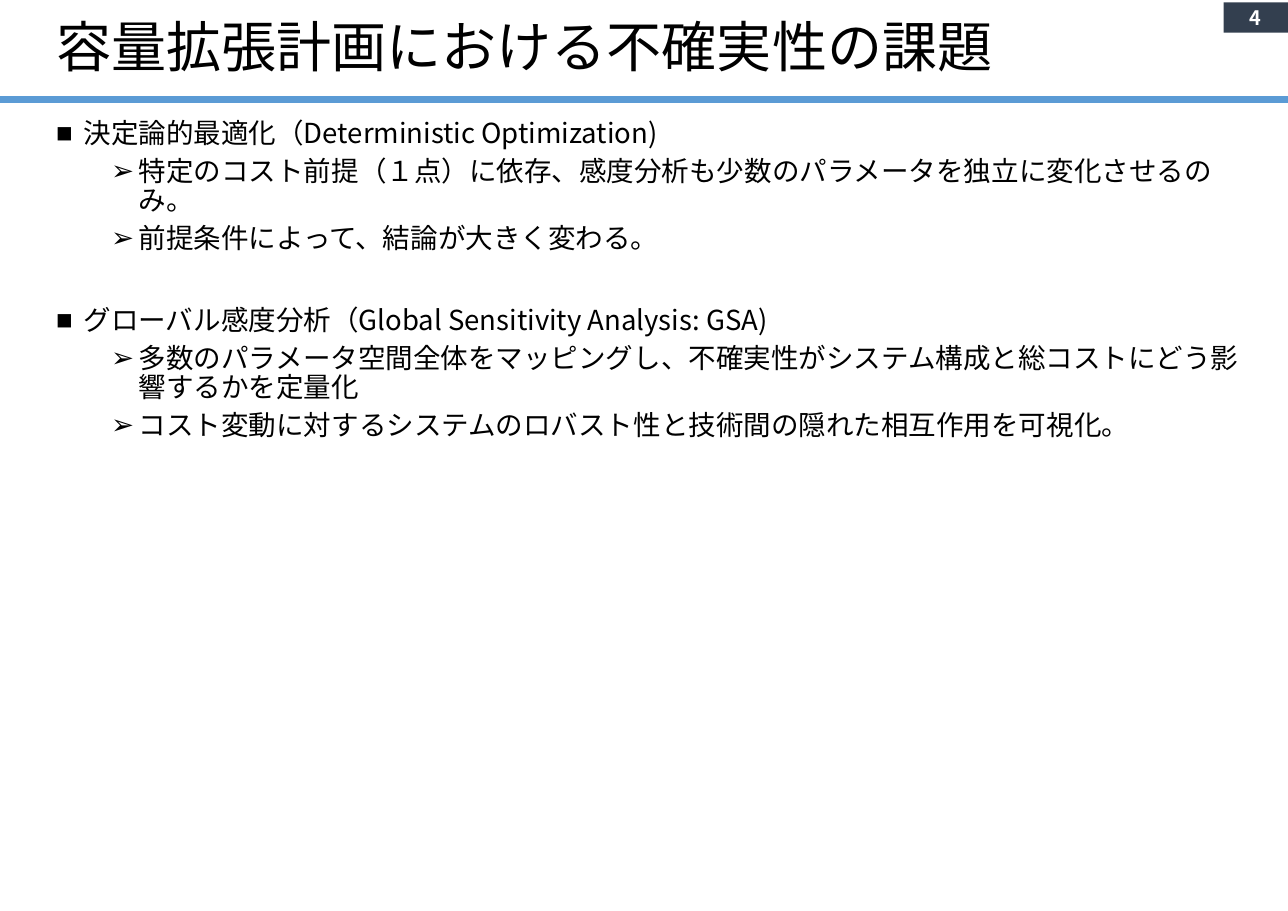
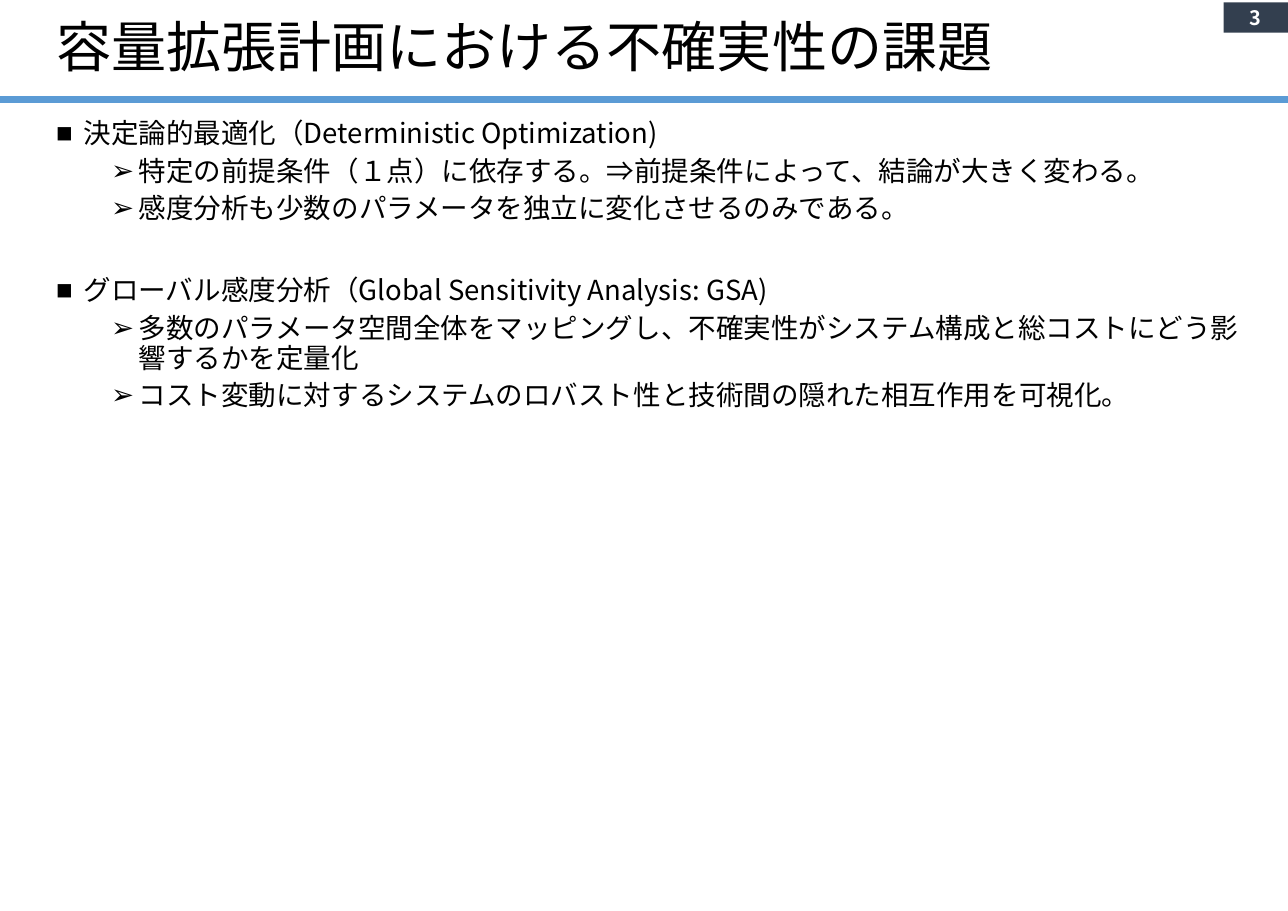
Before and after one commit to yanase1147/GSA-02, a slide deck: slide 3 of Study Outline.pptx (slide 4 before the commit). Drawn at 1288x911 pixels with LibreOffice and Linux fonts; fonts in the diff are those of the drawing. Boxes give left, top, right and bottom in pixels: in the first picture for what was removed or moved away, otherwise in the second. Text is boxed around its words. In the diff, an @@ line names an element or a change of style, - is before the commit and + after.

```diff
--- a/Study Outline.pptx
+++ b/Study Outline.pptx
@@ page number at box(1250, 10, 1262, 26): text changed @@
-4
+3
@@ text at box(139, 157, 1154, 221): text changed @@
-  ➢ 特定のコスト前提（１点）に依存、感度分析も少数のパラメータを独立に変化させるのみ。
-  ➢ 前提条件によって、結論が大きく変わる。
+  ➢ 特定の前提条件（１点）に依存する。⇒前提条件によって、結論が大きく変わる。
+  ➢ 感度分析も少数のパラメータを独立に変化させるのみである。
```
Also in this commit, not shown: 9 other slides changed, 18 slides added, 29 slides removed, 47 other files.
